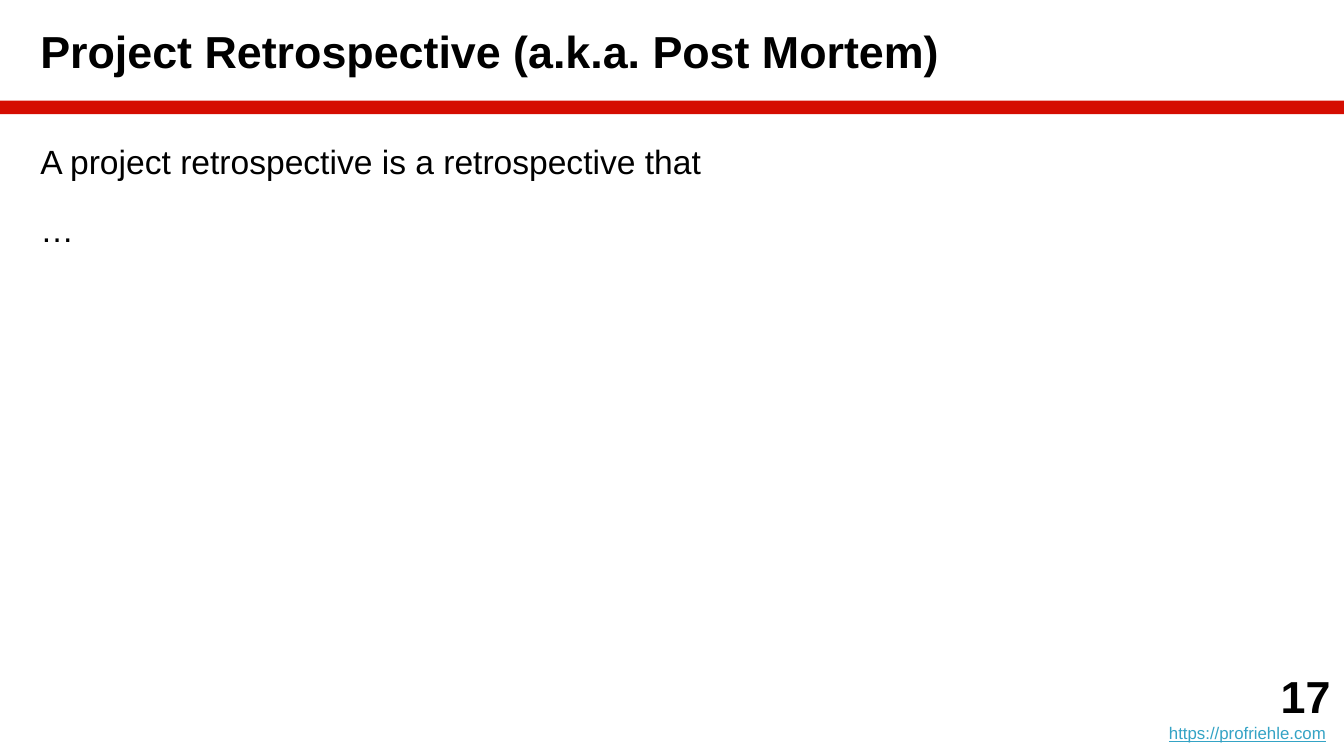
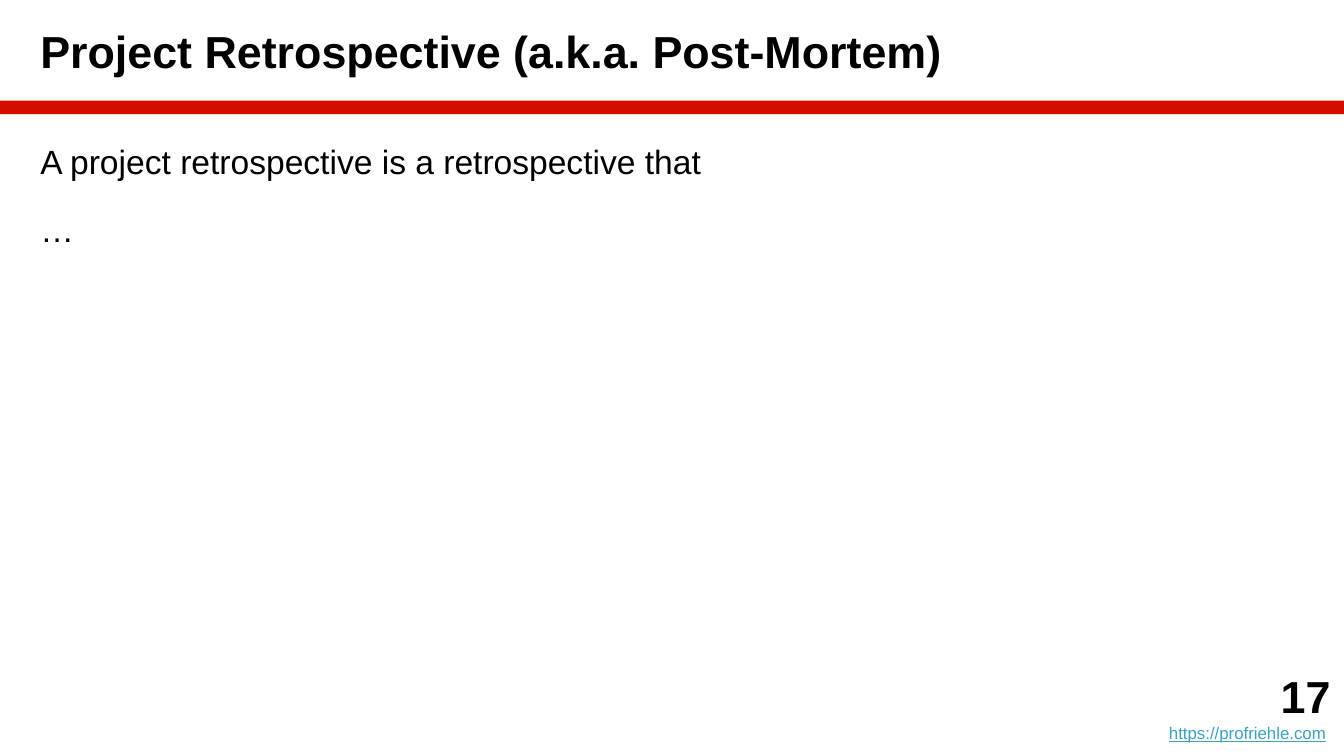
Before and after one commit to dirkriehle/amos-course, a slide deck: slide 17 of Lecture slides/AMOS B06 - Agile Coaching.pptx. Drawn at 1344x756 pixels with LibreOffice and Linux fonts; fonts in the diff are those of the drawing. Boxes give left, top, right and bottom in pixels: in the first picture for what was removed or moved away, otherwise in the second. Text is boxed around its words. In the diff, an @@ line names an element or a change of style, - is before the commit and + after.

```diff
--- a/Lecture slides/AMOS B06 - Agile Coaching.pptx
+++ b/Lecture slides/AMOS B06 - Agile Coaching.pptx
@@ title at [40,35,942,77]: text changed @@
-Project Retrospective (a.k.a. Post Mortem)
+Project Retrospective (a.k.a. Post-Mortem)
```
Also in this commit, not shown: 8 other slides changed, 13 other files.
